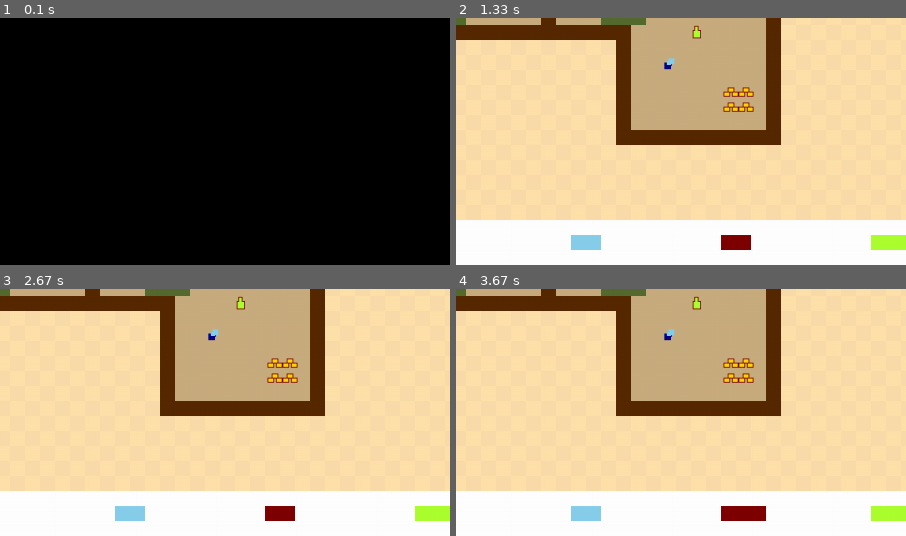
Above: before the commit, frames 1-4 (two rows, left to right).
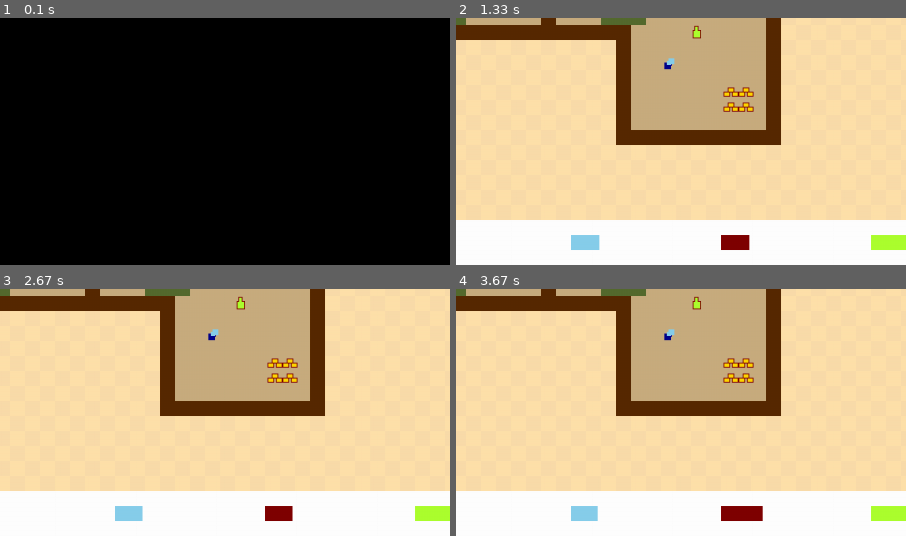
Above: after the commit, the same moments.

Repository: alice-ch/AP_Hackathon
Game: pygame game, started from main.py
Same seed, same stepped clock (60 frames per second), same inputs: the game is played once before the commit and once after it.
Inputs:
- Up to frame 1 (0.1 s): no input
- Up to frame 2 (1.33 s): hold Right 0.33-0.8 s; hold Up 0.83-1.27 s; hold Right from 1.3 s (still down)
- Up to frame 3 (2.67 s): release Right at 1.8 s; hold Left 1.83-2.37 s; hold Down from 2.4 s (still down)
- Up to frame 4 (3.67 s): release Down at 2.95 s; hold Left 2.98-3.53 s; hold Up from 3.57 s (still down)
The pictures show only the part of the screen within x 21-71%, y 50-100%; the shares and areas given below are measured in that part.

Frame 1 is identical in both runs. In frame 2, less than 0.1% of the frame differs, in the area x 31-66%, y 87-94%; in frame 3, less than 0.1%; in frame 4, 0.1%, in the area x 31-69%, y 87-94%.

Commit message:
faim et soif

Diff:
--- a/main.py
+++ b/main.py
@@ -265,10 +265,14 @@
             self.deplacement =0
 
 
+
         x = self.position[0] # on est en nb de cases et pas en pixels
         y = self.position[1]
         if self.forbidden_cases[y][x]== -1 : # c'est un mur
             self.position = former_position
+        elif self.forbidden_cases[y][x]== 0 :
+            self.faim -= 0.01
+            self.eau -= 0.01
 
         elif self.forbidden_cases[y,x]== 1 : # c'est une potion
             self.vie+=1
